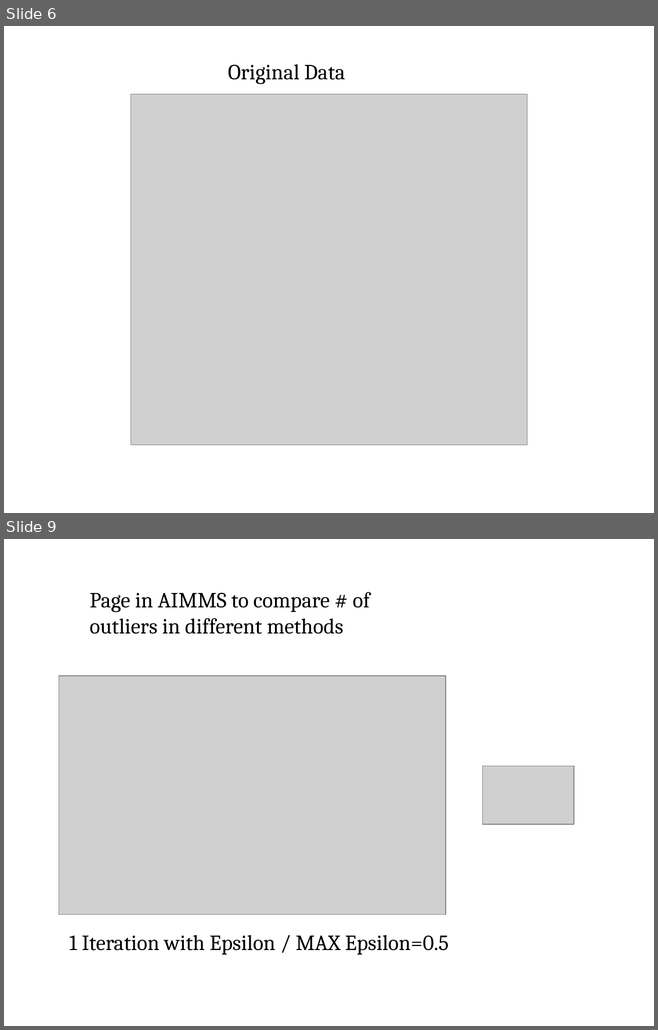
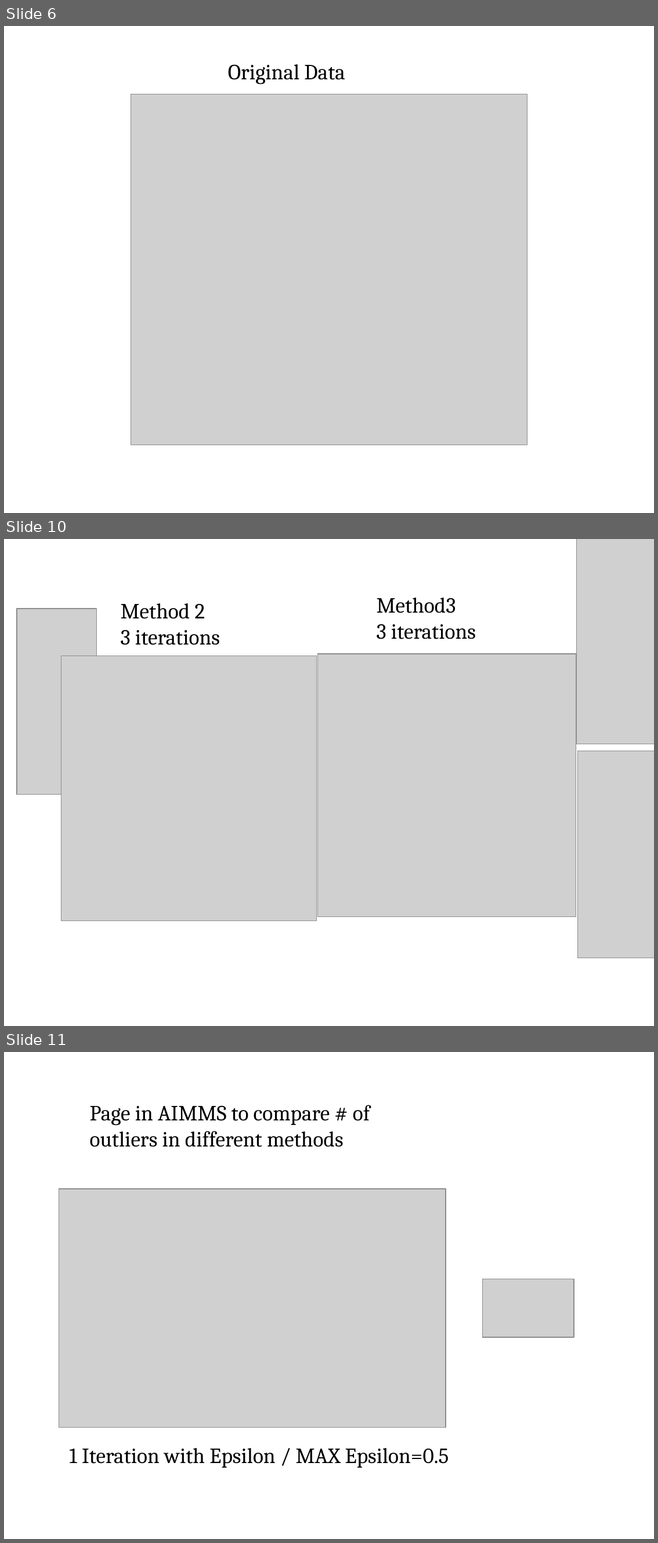
Before and after one commit to Hellozepp117/bolun117, a slide deck: papers/report 12 12.pptx. Shown one above the other, each under a label of ours: slides 6 and 9 before the commit, slides 6, 10 and 11 after it; the slides between them are not shown. The pictures are 658x1030 and 658x1543 pixels, drawn with LibreOffice and Linux fonts; fonts in the diff are those of the drawing; grey boxes stand for pictures; background and template pictures are left out. Boxes give left, top, right and bottom in pixels: in the first picture for what was removed or moved away, otherwise in the second. Text is boxed around its words. In the diff, an @@ line names an element or a change of style, - is before the commit and + after.

```diff
--- a/papers/report 12 12.pptx
+++ b/papers/report 12 12.pptx
@@ slide 10 added at <box>4,539,654,1026</box>, background picture (left out) @@
@@ picture added at <box>576,539,654,744</box> @@
@@ text added at <box>121,603,220,645</box>, 24 pt, text #000000 @@
+Method 2
+3 iterations
@@ text added at <box>376,598,476,639</box>, 24 pt, text #000000 @@
+Method3
+3 iterations
@@ picture added at <box>17,609,97,794</box> @@
@@ picture added at <box>61,656,317,921</box> @@
@@ picture added at <box>317,654,576,917</box> @@
@@ picture added at <box>578,751,654,959</box> @@
@@ what was slide 9 is now slide 11 @@
```
Also in this commit, not shown: 2 slides changed, 1 other slide added, 4 other files.
